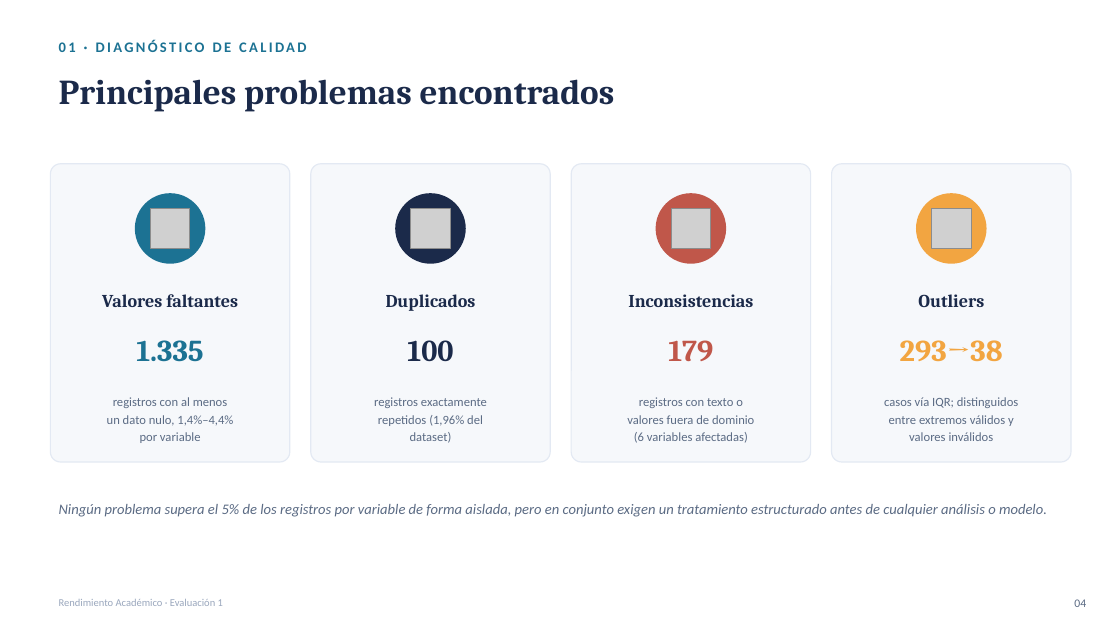
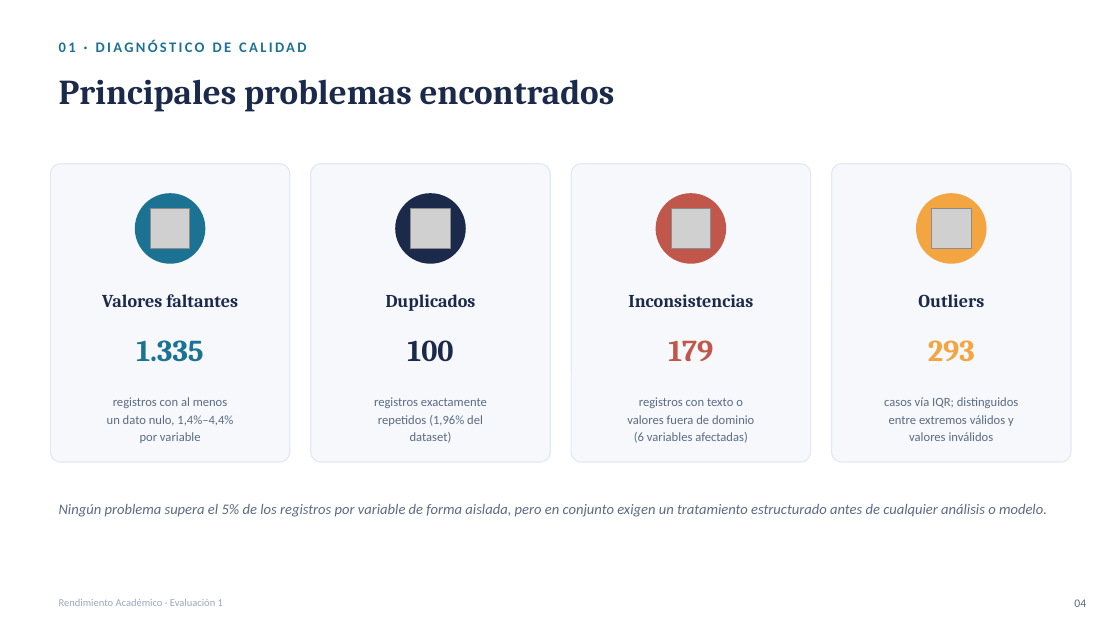
Before and after one commit to sebastianip3/EV-IA, a slide deck: slide 4 of E1 - EDA/Presentacion_E1_IA.pptx. Drawn at 1120x630 pixels with LibreOffice and Linux fonts; fonts in the diff are those of the drawing; grey boxes stand for pictures. Boxes give left, top, right and bottom in pixels: in the first picture for what was removed or moved away, otherwise in the second. Text is boxed around its words. In the diff, an @@ line names an element or a change of style, - is before the commit and + after.

```diff
--- a/E1 - EDA/Presentacion_E1_IA.pptx
+++ b/E1 - EDA/Presentacion_E1_IA.pptx
@@ text at <box>928,340,975,361</box>: text changed @@
-293→38
+293
```
Also in this commit, not shown: 1 other slide changed, 1 other file.
